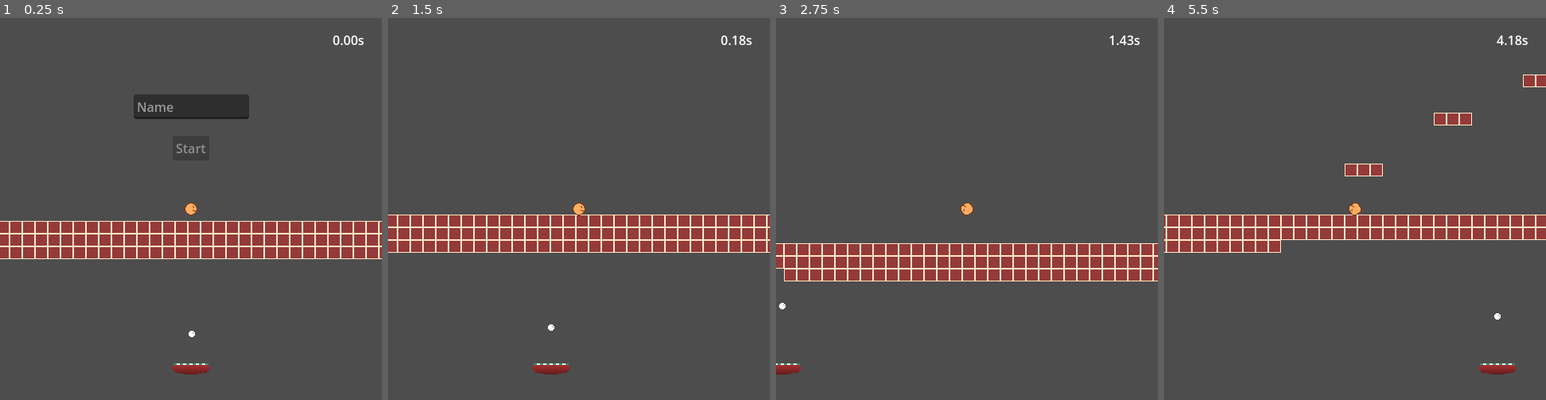
Above: before the commit, frames 1-4 (left to right).
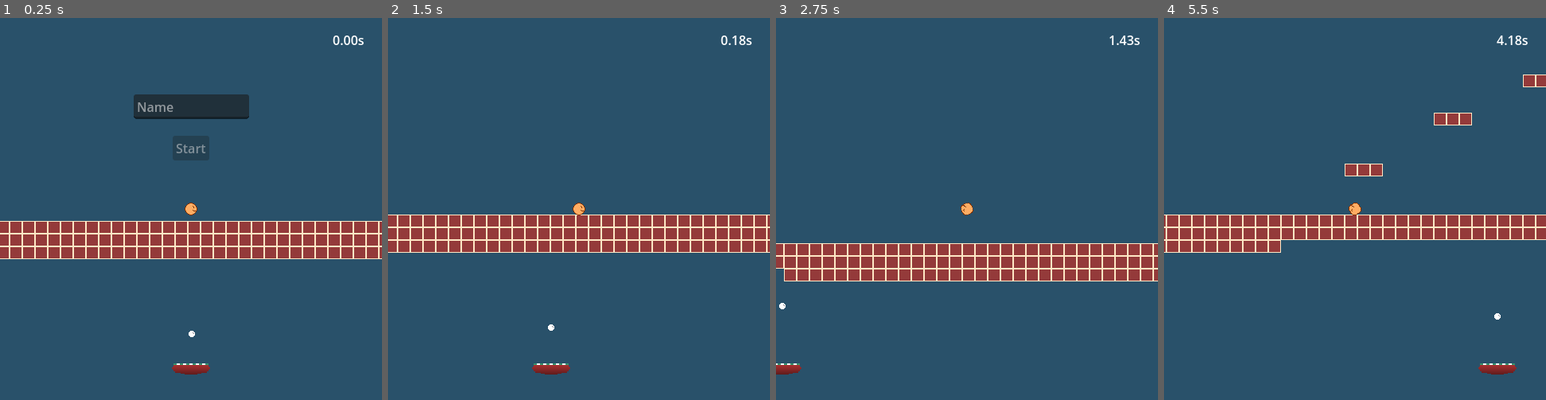
Above: after the commit, the same moments.

Repository: campavao/brick-break-brunner
Game: Godot game, scene res://main.tscn
The game is run twice, just before and just after one commit, with the same random seed, the same clock (stepped at 60 frames per second) and the same inputs.
Inputs (mouse positions are in pixels of both pictures, inside the frame that each line leads up to):
- Up to frame 1 (0.25 s): no input
- Up to frame 2 (1.5 s): click (579, 105) at 0.52 s; type "Alex" at 0.6 s; click "Start" at 1.25 s
- Up to frame 3 (2.75 s): tap Enter (ui_accept) at 2, 2.27 s; move the mouse to (1051, 189) at 2.02 s; hold Right (ui_right) from 2.03 s (still down)
- Up to frame 4 (5.5 s): move the mouse to (1278, 228) at 2.77 s; tap Enter (ui_accept) at 3.02, 4.52, 5.27 s; move the mouse to (1393, 124) at 3.52 s; release Right (ui_right) at 3.53 s; hold Left (ui_left) 3.53-4.28 s; move the mouse to (1335, 285) at 4.27 s; hold Right (ui_right) from 4.28 s (still down); move the mouse to (1469, 266) at 5.02 s

The runs differ from the first frame. In frame 1, 88% of the frame differs, in the area x 0-100%, y 0-100%; in frame 2, 90%; in frame 3, 90%; in frame 4, 91%.

Commit message:
blue bg + show leaderboard on finish

Diff:
--- a/leaderboard.gd
+++ b/leaderboard.gd
@@ -19,3 +19,7 @@
 		label.text = str(index + 1) + ". " + score.player_name + " - " + str(score.score).pad_decimals(2)
 		label.horizontal_alignment = HORIZONTAL_ALIGNMENT_CENTER
 		%Entries.add_child(label)
+
+func display():
+	fetch_scores()
+	show()
--- a/main.gd
+++ b/main.gd
@@ -38,6 +38,8 @@
 	game_state = GameState.OVER
 	var sw_result: Dictionary = await SilentWolf.Scores.save_score(player_name, time_elapsed).sw_save_score_complete
 	print("Score persisted successfully: " + str(sw_result.score_id))
+	%Leaderboard.display()
+	toggle_children_process(self, false)
 
 func _on_start_button_pressed():
 	game_state = GameState.RUNNING
--- a/main.tscn
+++ b/main.tscn
@@ -143,6 +143,7 @@
 placeholder_text = "Name"
 
 [node name="Leaderboard" parent="." instance=ExtResource("6_t0hbc")]
+unique_name_in_owner = true
 visible = false
 
 [connection signal="body_entered" from="Level/Finish" to="." method="_on_finish_body_entered"]
--- a/project.godot
+++ b/project.godot
@@ -70,3 +70,4 @@
 textures/canvas_textures/default_texture_filter=0
 renderer/rendering_method="gl_compatibility"
 renderer/rendering_method.mobile="gl_compatibility"
+environment/defaults/default_clear_color=Color(0.161463, 0.319125, 0.417033, 1)
